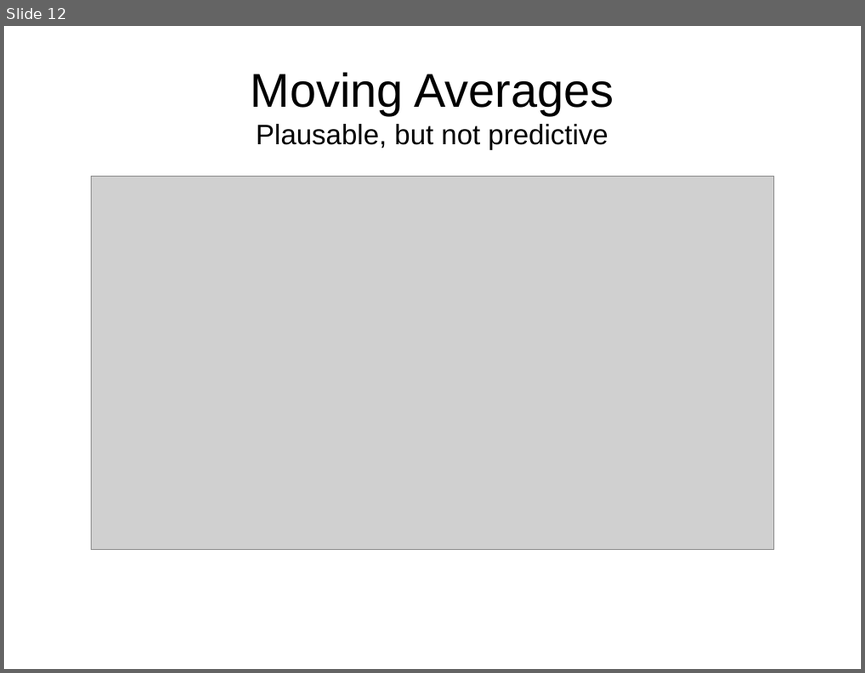
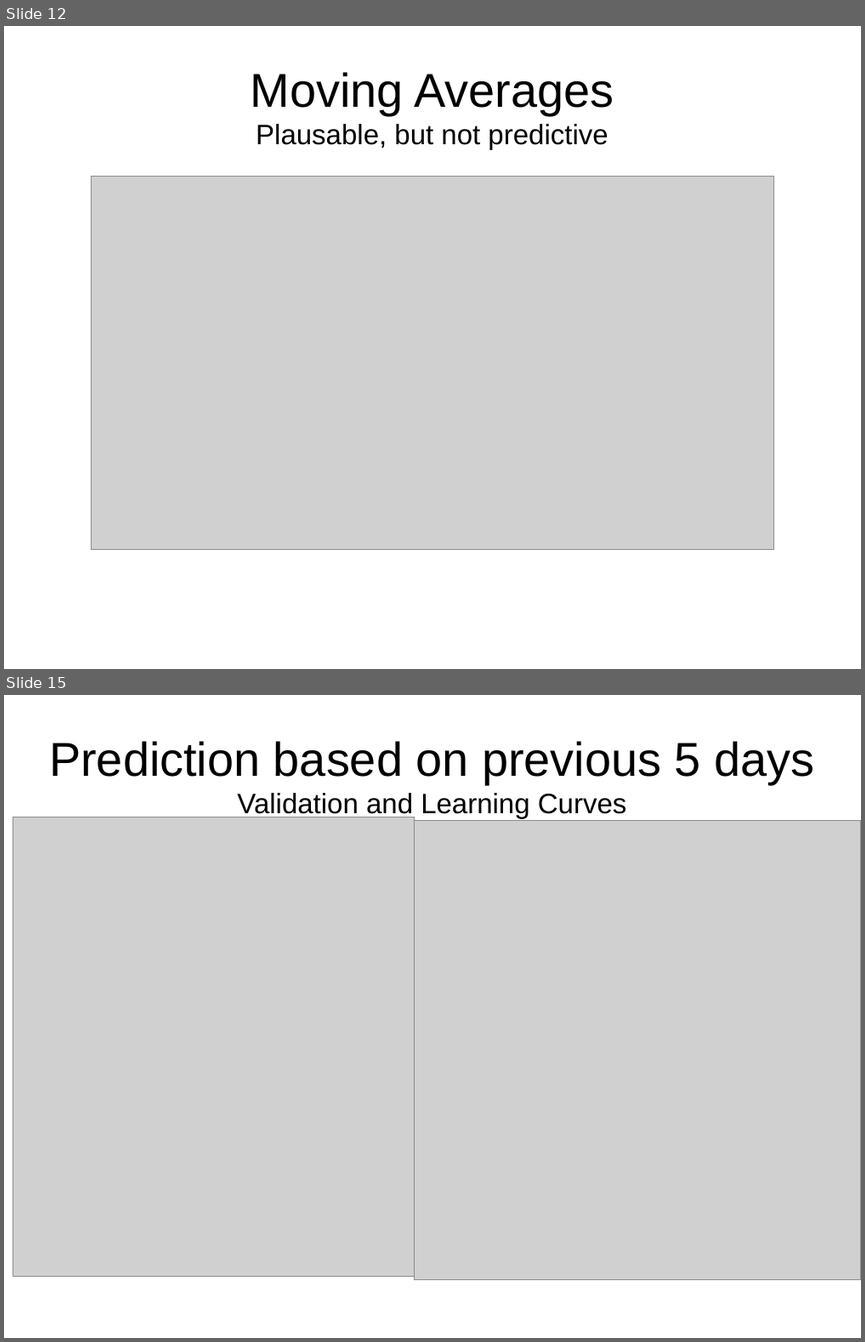
Before and after one commit to MarkDunne/final-year-project, a slide deck: report/openday.odp. Shown one above the other, each under a label of ours: slide 12 before the commit, slides 12 and 15 after it; the slides between them are not shown. The pictures are 865x673 and 865x1342 pixels, drawn with LibreOffice and Linux fonts; fonts in the diff are those of the drawing; grey boxes stand for pictures. Boxes give left, top, right and bottom in pixels: in the first picture for what was removed or moved away, otherwise in the second. Text is boxed around its words. In the diff, an @@ line names an element or a change of style, - is before the commit and + after.

```diff
--- a/report/openday.odp
+++ b/report/openday.odp
@@ slide 15 added at [4, 695, 861, 1338], background #FFFFFF @@
@@ title added at [49, 741, 814, 819], 44 pt, text #000000 @@
+Prediction based on previous 5 days
+Validation and Learning Curves
@@ picture added at [13, 817, 415, 1276] @@
@@ picture added at [415, 820, 861, 1280] @@
```
Also in this commit, not shown: 5 slides changed, 1 other slide added, 2 slides removed, 15 other files.
